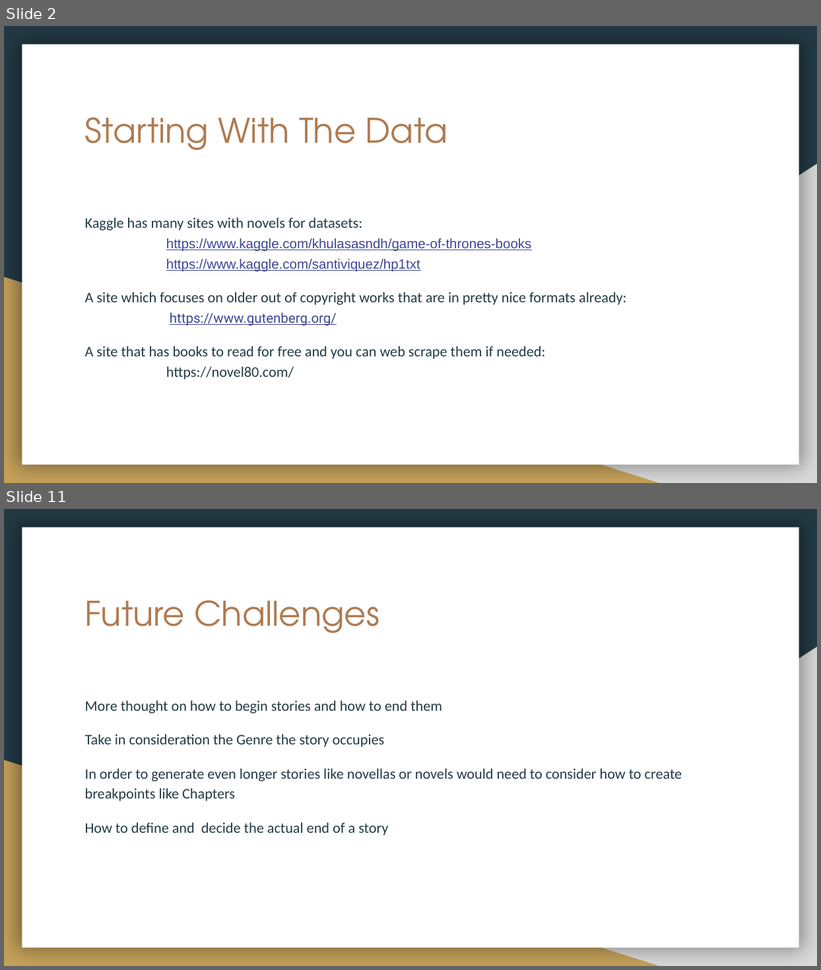
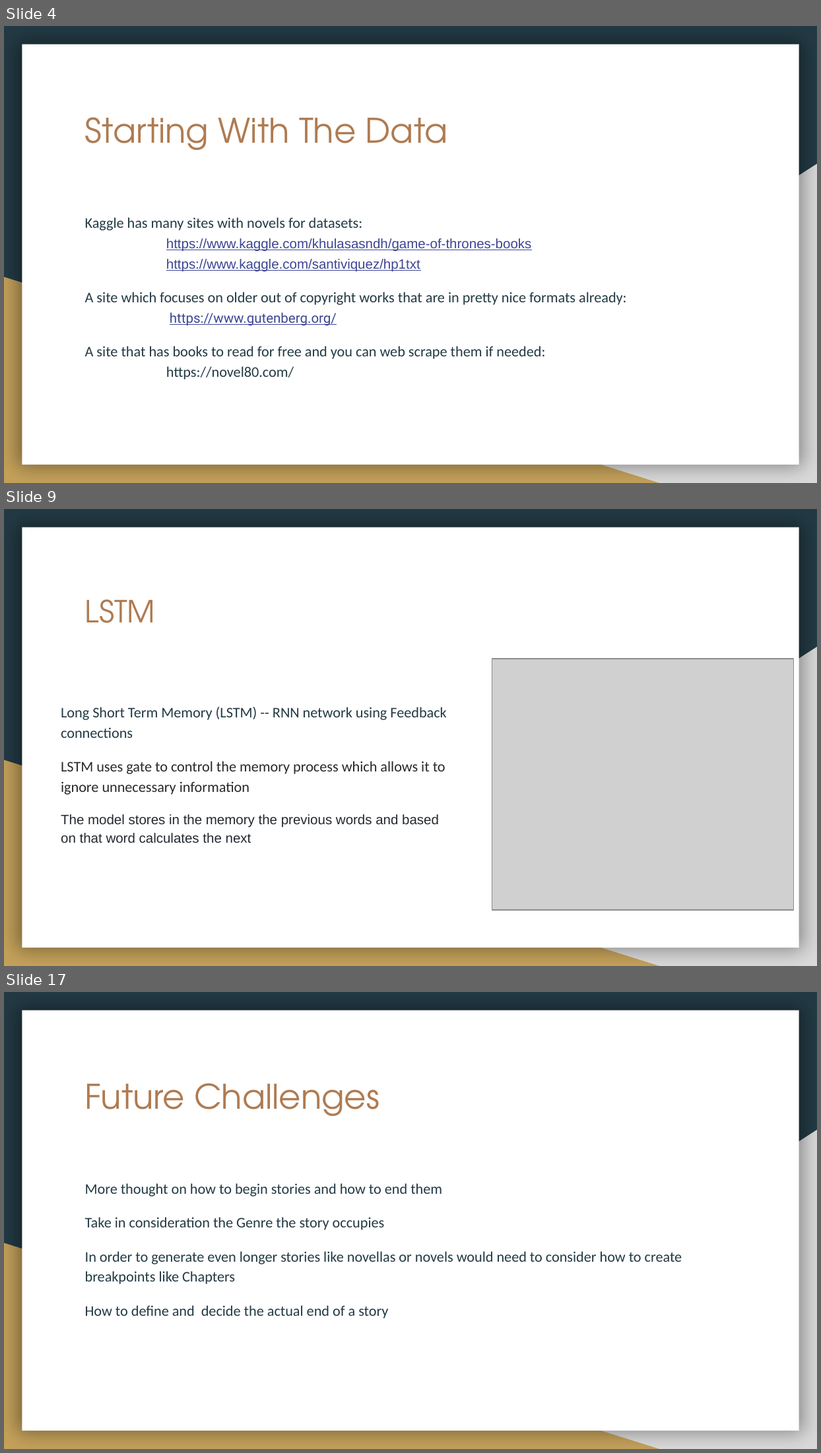
Before and after one commit to dbetzel/Springboard, a slide deck: Capstone3/Capstone3Final/Natural Language Generation Capstone 3.pptx. Shown one above the other, each under a label of ours: slides 2 and 11 before the commit, slides 4, 9 and 17 after it; the slides between them are not shown. The pictures are 821x970 and 821x1453 pixels, drawn with LibreOffice and Linux fonts; fonts in the diff are those of the drawing; grey boxes stand for pictures. Boxes give left, top, right and bottom in pixels: in the first picture for what was removed or moved away, otherwise in the second. Text is boxed around its words. In the diff, an @@ line names an element or a change of style, - is before the commit and + after.

```diff
--- a/Capstone3/Capstone3Final/Natural Language Generation Capstone 3.pptx
+++ b/Capstone3/Capstone3Final/Natural Language Generation Capstone 3.pptx
@@ slide 9 added at (x1=4, y1=509, x2=817, y2=966), background #233A44; not listed: 3 template elements that a slide beside it also shows @@
@@ title added at (x1=85, y1=599, x2=156, y2=623), 27 pt, text #AF7B51 @@
+LSTM
@@ picture added at (x1=492, y1=659, x2=793, y2=910) @@
@@ text added at (x1=61, y1=707, x2=446, y2=843), 13 pt, text #292929 @@
+Long Short Term Memory (LSTM) -- RNN network using Feedback connections
+LSTM uses gate to control the memory process which allows it to
+ignore unnecessary information
+The model stores in the memory the previous words and based
+on that word calculates the next
@@ what was slide 2 is now slide 4 @@
@@ what was slide 11 is now slide 17 @@
```
Also in this commit, not shown: 4 slides changed, 9 other slides added, 4 slides removed.
